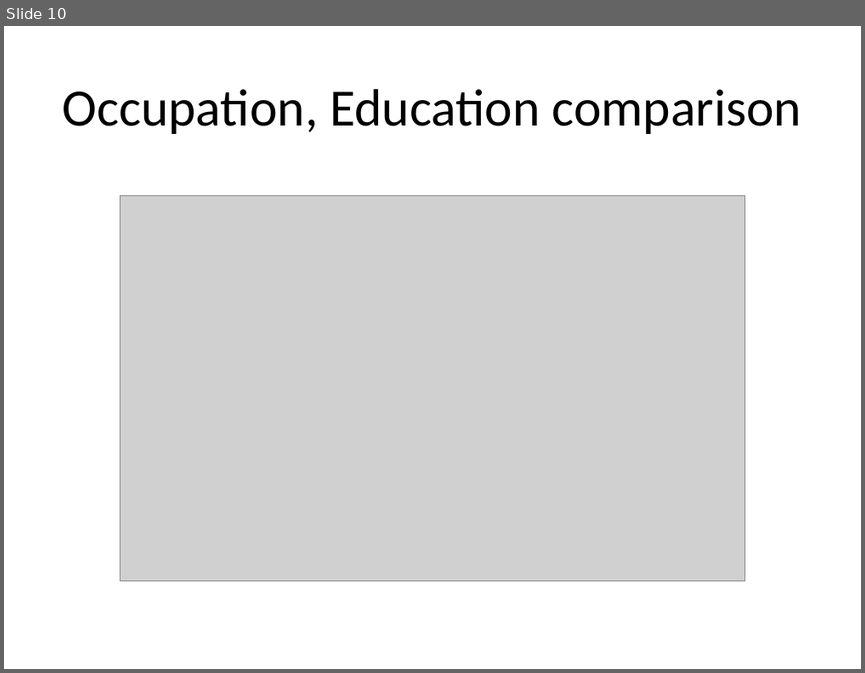
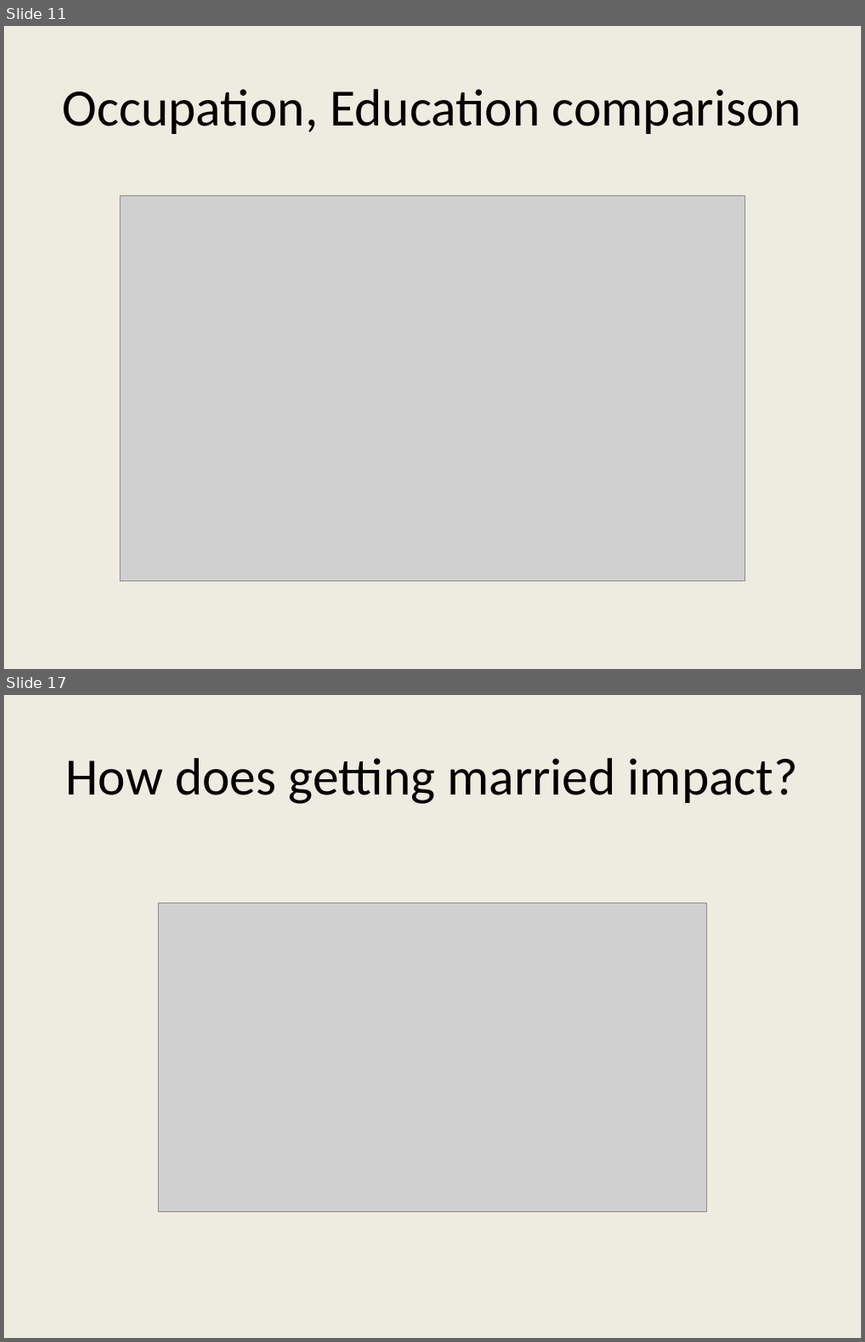
Before and after one commit to ishgupta/National-Longitudinal-Mortality-Study-, a slide deck: output/Suicidal Catalysts.pptx. Shown one above the other, each under a label of ours: slide 10 before the commit, slides 11 and 17 after it; the slides between them are not shown. The pictures are 865x673 and 865x1342 pixels, drawn with LibreOffice and Linux fonts; fonts in the diff are those of the drawing; grey boxes stand for pictures. Boxes give left, top, right and bottom in pixels: in the first picture for what was removed or moved away, otherwise in the second. Text is boxed around its words. In the diff, an @@ line names an element or a change of style, - is before the commit and + after.

```diff
--- a/output/Suicidal Catalysts.pptx
+++ b/output/Suicidal Catalysts.pptx
@@ slide 17 added at box(4, 695, 861, 1338), background #EEECE1 @@
@@ title added at box(66, 758, 798, 804), 44 pt, text #000000 @@
+How does getting married impact?
@@ picture added at box(158, 902, 707, 1211) @@
@@ what was slide 10 is now slide 11 @@
@@ slide 11 changed as well @@
@@ background #FFFFFF to #EEECE1 @@
```
Also in this commit, not shown: 7 other slides changed, 15 other slides added, 3 slides removed, 1 other file.
